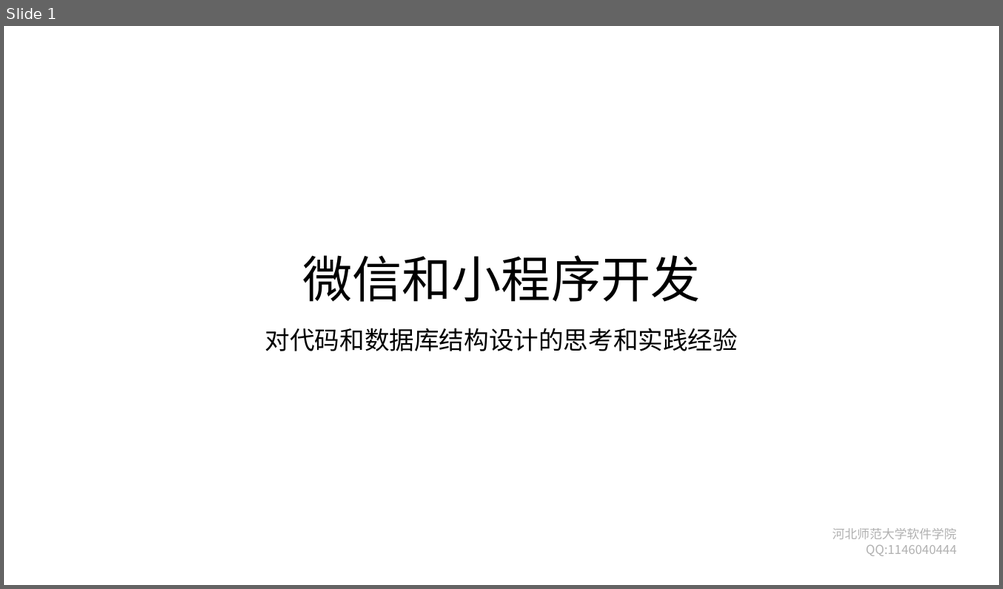
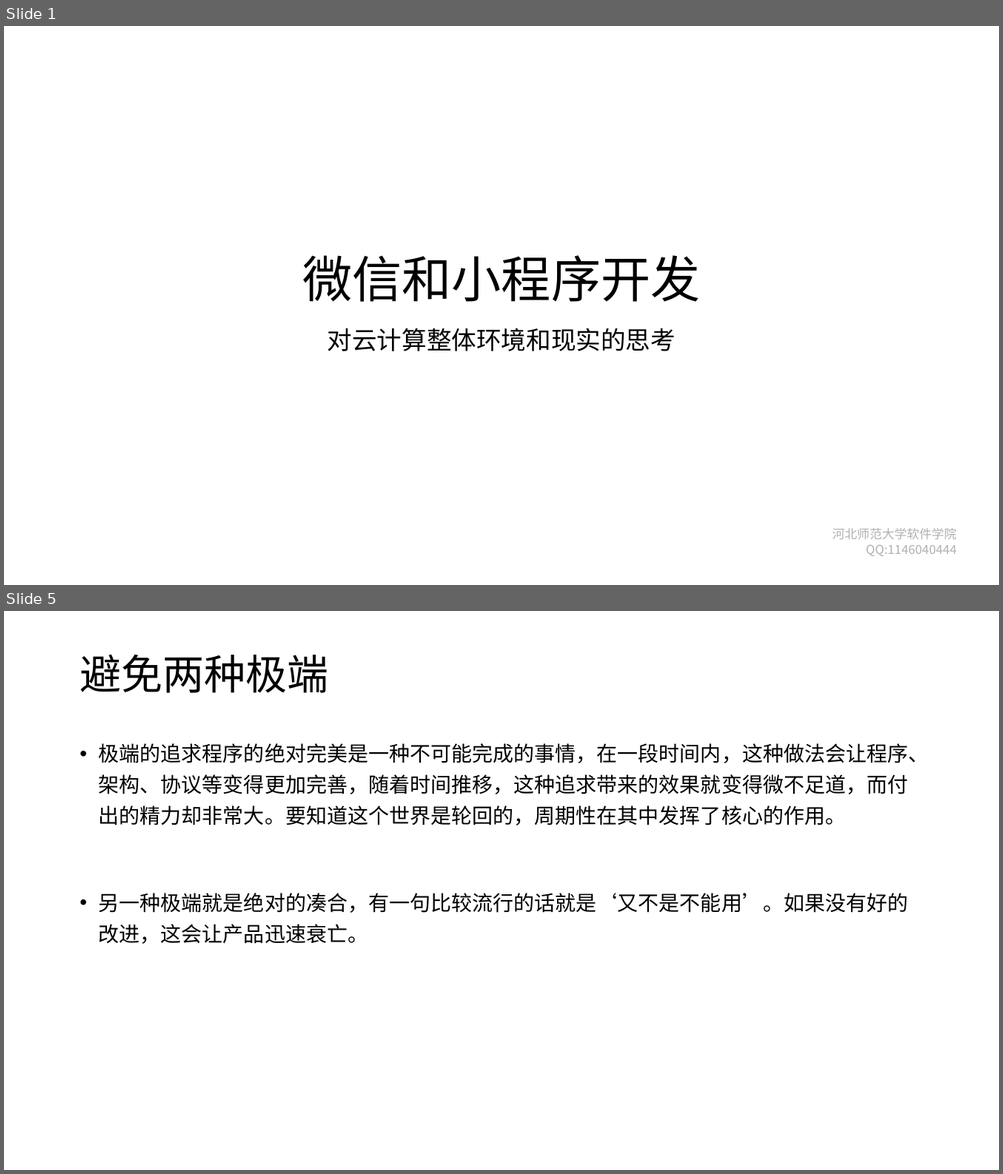
Before and after one commit to edu2act/course-wechat-and-miniprogram, a slide deck: materials/ch11/ch11-代码和数据库结构设计思考.pptx. Shown one above the other, each under a label of ours: slide 1 before the commit, slides 1 and 5 after it; the slides between them are not shown. The pictures are 1003x589 and 1003x1174 pixels, drawn with LibreOffice and Linux fonts; fonts in the diff are those of the drawing; background and template pictures are left out. Boxes give left, top, right and bottom in pixels: in the first picture for what was removed or moved away, otherwise in the second. Text is boxed around its words. In the diff, an @@ line names an element or a change of style, - is before the commit and + after.

```diff
--- a/materials/ch11/ch11-代码和数据库结构设计思考.pptx
+++ b/materials/ch11/ch11-代码和数据库结构设计思考.pptx
@@ slide 5 added at [4,611,999,1170], background #FFFFFF @@
@@ title added at [79,655,328,693], 40 pt, text #000000 @@
+避免两种极端
@@ text added at [99,743,929,944], 20 pt, text #000000 @@
+• 极端的追求程序的绝对完美是一种不可能完成的事情，在一段时间内，这种做法会让程序、架构、协议等变得更加完善，随着时间推移，这种追求带来的效果就变得微不足道，而付出的精力却非常大。要知道这个世界是轮回的，周期性在其中发挥了核心的作用。
+• 另一种极端就是绝对的凑合，有一句比较流行的话就是‘又不是不能用’。如果没有好的改进，这会让产品迅速衰亡。
@@ slide 1 changed as well @@
@@ subtitle at [327,328,675,352]: text changed @@
-对代码和数据库结构设计的思考和实践经验
+对云计算整体环境和现实的思考
```
Also in this commit, not shown: 6 other slides changed, 5 other slides added, 12 slides removed.
